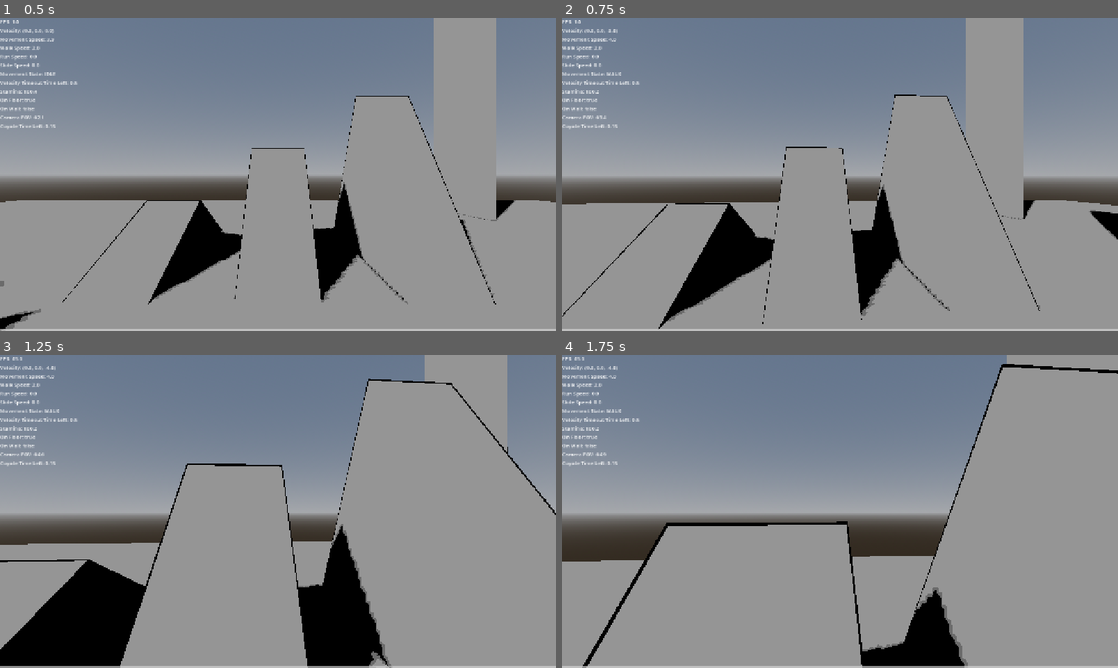
Above: before the commit, frames 1-4 (two rows, left to right).
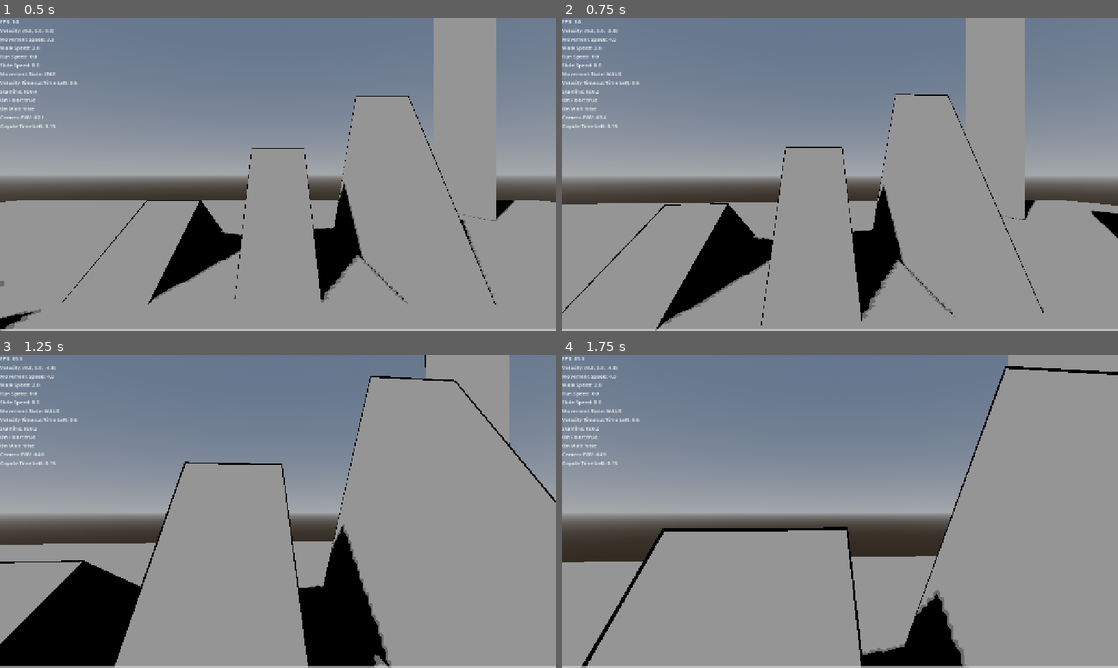
Above: after the commit, the same moments.

Repository: naxemis/multiplayer-fps
Game: Godot game, scene res://scenes/root/root.tscn
Same seed, same stepped clock (60 frames per second), same inputs: the game is played once before the commit and once after it.
Inputs (mouse positions are in pixels of both pictures, inside the frame that each line leads up to):
- Up to frame 1 (0.5 s): no input
- Up to frame 2 (0.75 s): move the mouse to (867, 174) at 0.52 s; hold W (forward) from 0.53 s (still down); hold Middle mouse button (free_look) from 0.53 s (still down)
- Up to frame 3 (1.25 s): keep holding W (forward); keep holding Middle mouse button (free_look); tap Ctrl (change_wall_jump_direction) at 0.77 s
- Up to frame 4 (1.75 s): keep holding W (forward); move the mouse to (812, 511) at 1.27 s; release Middle mouse button (free_look) at 1.28 s; tap Shift (run) at 1.35 s; tap Ctrl (change_wall_jump_direction) at 1.52 s

Frame 1 is identical in both runs. In frame 2, 1.5% of the frame differs, in the area x 0-100%, y 0-100%; in frame 3, 2.3%; in frame 4, 2.3%.

Commit message:
refactor(movement_controller): extract movement inertia logic from player script

Diff:
--- a/scripts/player/components/movement_controller.gd
+++ b/scripts/player/components/movement_controller.gd
@@ -1,7 +1,5 @@
 class_name MovementController
 extends Node
-
-# TODO (MOVEMENT INERTIA): Extract intertia logic from player.gd script to this component
 
 # TODO (MOVEMENT VELOCITY): Extract velocity calculation logic from player.gd script to this component
 
@@ -39,6 +37,10 @@
 @export_category("Speed Inertia")
 @export var speed_inertia: float = 7.5
 
+@export_category("Movement Inertia")
+@export var on_ground_inertia: float = 8.0
+@export var in_air_inertia: float = 4.0
+
 # Public vars
 var velocity_timeout: bool = false # true - player is walking into wall for too long time
 
@@ -46,6 +48,8 @@
 var _player_context_module: PlayerContextModule
 var _velocity_timeout_left: float = 0.0 # current time before timeout is set to true
 var _movement_directions: Vector3
+var _inertia_movement_directions: Vector3
+var _current_inertia: float
 
 # @onready vars
 
@@ -55,6 +59,7 @@
 func physics_process(delta: float) -> void:
 	_get_velocity_timeout(delta)
 	_calculate_movement_directions()
+	_calulcate_movement_inertia(delta)
 
 # Public methods (component APIs)
 func pass_player_context_module(player_context: PlayerContextModule) -> void:
@@ -62,6 +67,9 @@
 
 func movement_directions() -> Vector3:
 	return _movement_directions
+
+func inertia_movement_directions() -> Vector3:
+	return _inertia_movement_directions
 
 # Private methods (_)
 func _is_blocked_on_wall() -> bool:
@@ -132,5 +140,12 @@
 
 func _calculate_movement_directions() -> void:
 	_movement_directions.x = Input.get_action_strength("right") - Input.get_action_strength("left")
+	_movement_directions.z = Input.get_action_strength("back") - Input.get_action_strength("forward")
 
-	_movement_directions.z = Input.get_action_strength("back") - Input.get_action_strength("forward")
+func _calulcate_movement_inertia(delta) -> void:
+	match _player_context_module.physics.is_on_floor:
+		true: _current_inertia = on_ground_inertia
+		false: _current_inertia = in_air_inertia
+
+	_inertia_movement_directions.x = lerpf(_inertia_movement_directions.x, movement_directions().x, _current_inertia * delta)
+	_inertia_movement_directions.z = lerpf(_inertia_movement_directions.z, movement_directions().z, _current_inertia * delta)
--- a/scripts/player/player.gd
+++ b/scripts/player/player.gd
@@ -102,23 +102,7 @@
 	$StaminaBar.max_value = max_stamina
 #endregion
 
-#region Movement Directions and Inertia
-# in what direction player is trying to move
 var movement_directions: Vector3
-
-@export_category("Movement Inertia")
-var inertia_movement_directions: Vector3
-var current_inertia: float
-@export var on_ground_inertia: float = 8.0
-@export var in_air_inertia: float = 4.0
-func calulcate_movement_inertia(delta) -> void:
-	if is_on_floor():
-		current_inertia = on_ground_inertia
-	else:
-		current_inertia = in_air_inertia
-
-	inertia_movement_directions.x = lerpf(inertia_movement_directions.x, _player_context_module.components.movement_controller.movement_directions().x, current_inertia * delta)
-	inertia_movement_directions.z = lerpf(inertia_movement_directions.z, _player_context_module.components.movement_controller.movement_directions().z, current_inertia * delta)
 #endregion
 
 #region Gravity, Jumping and Double Jumping
@@ -190,9 +174,9 @@
 #endregion
 
 func movement_velocity() -> void:
-	var transform_x: Vector3 = global_transform.basis.x * inertia_movement_directions.x
+	var transform_x: Vector3 = global_transform.basis.x * _player_context_module.components.movement_controller.inertia_movement_directions().x
 	var transform_y: Vector3 = global_transform.basis.y * movement_directions.y
-	var transform_z: Vector3 = global_transform.basis.z * inertia_movement_directions.z
+	var transform_z: Vector3 = global_transform.basis.z * _player_context_module.components.movement_controller.inertia_movement_directions().z
 
 	if _player_context_module.components.state_machine._current_state != _player_context_module.components.state_machine.MovementStates.WALL_JUMP:
 		velocity = (transform_x + transform_z) * _player_context_module.components.movement_controller.movement_speed + transform_y
@@ -317,7 +301,6 @@
 
 	collision_shape_animations(delta) # TODO (COLLISION ANIMATOR): Move to collision_animator component
 	calculate_stamina(delta) # TODO (STAMINA MANAGER): Move to stamina_manager component
-	calulcate_movement_inertia(delta) # TODO (MOVEMENT CONTROLLER): Move to movement_controller component
 
 	_player_context_module.components.state_machine.physics_process(delta)
 
